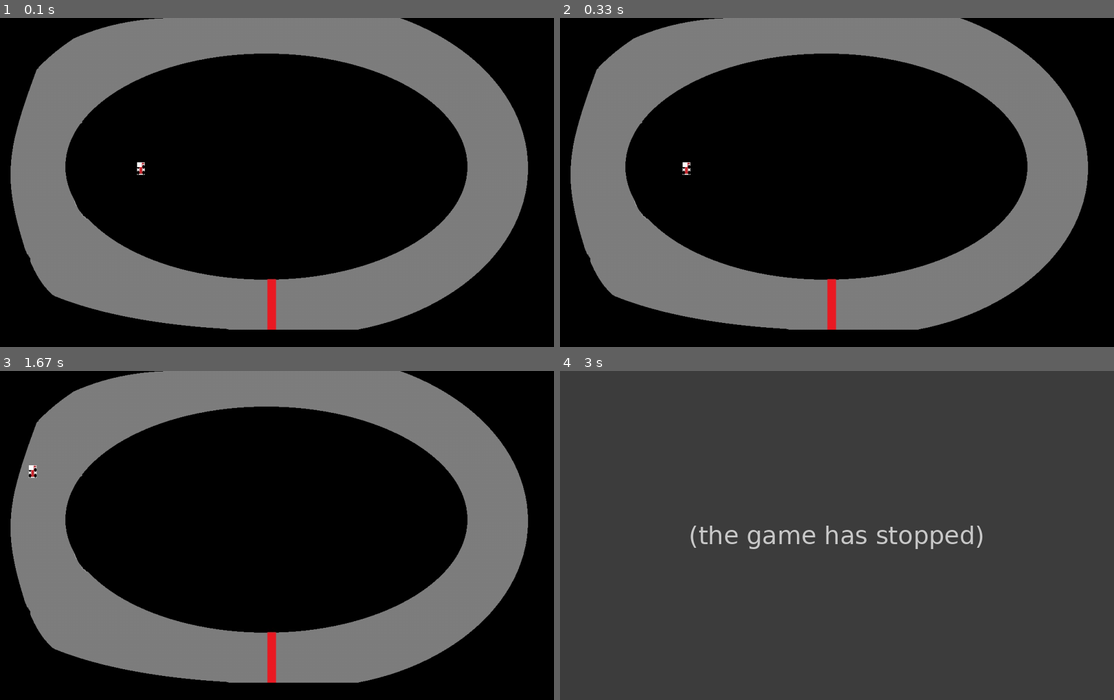
Above: before the commit, frames 1-4 (two rows, left to right).
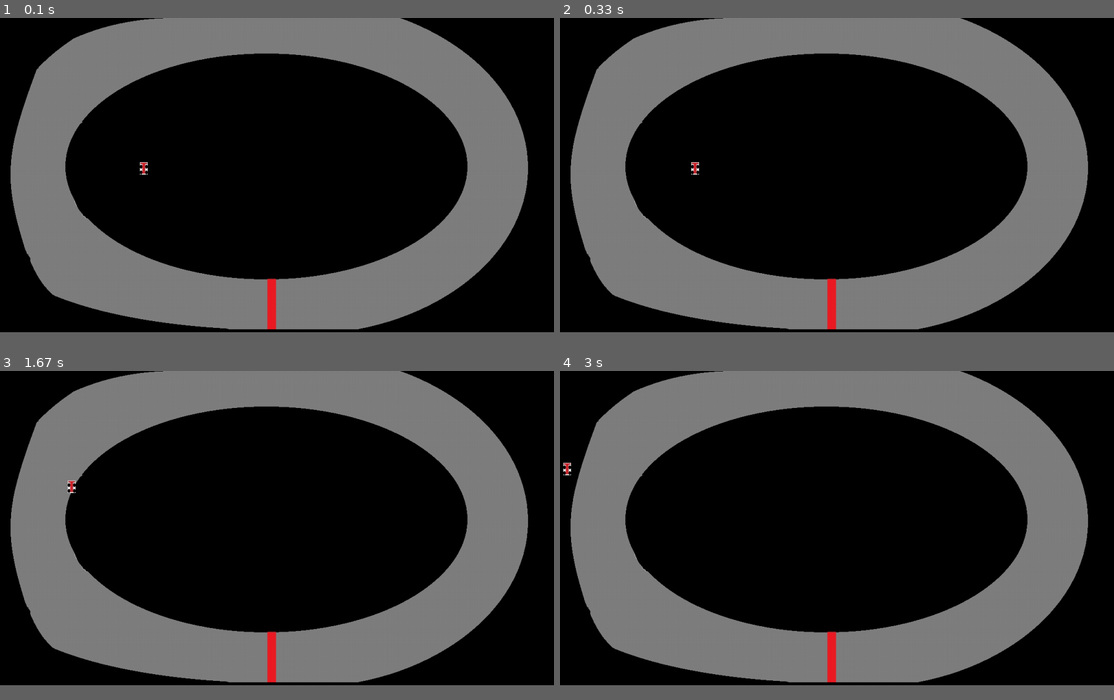
Above: after the commit, the same moments.

Repository: gpizzigh/EP-3-RandomRace
Game: pygame game, started from programa_funcao_main.py
Same seed, same stepped clock (60 frames per second), same inputs: the game is played once before the commit and once after it.
Inputs:
- Up to frame 1 (0.1 s): no input
- Up to frame 2 (0.33 s): no input
- Up to frame 3 (1.67 s): hold Right 0.33-0.8 s; hold Up 0.83-1.13 s; hold Right 1.17-1.63 s
- Up to frame 4 (3 s): hold Left 1.67-2.2 s; hold Down 2.23-2.53 s; hold Left 2.57-2.97 s
In our replay, the window is 900x534 before the commit and 900x510 after it. These sizes can differ from the game's own. Grey fills any space a smaller window leaves; there, only what the larger window draws over its background counts as a difference.

The runs differ from the first frame. In frame 1, 0.4% of the frame differs, in the area x 1-96%, y 31-95%; in frame 2, 0.4%; in frame 3, 0.4%; in frame 4, 95%, in the area x 0-100%, y 0-96%.
Before the commit the program exited at 2.03 s; later frames show no game.

Commit message:
adicionei limite no mapa

Diff:
--- a/programa_funcao_main.py
+++ b/programa_funcao_main.py
@@ -7,7 +7,7 @@
 
 white = (255,255,255)
 Display_largura = 1152
-Display_altura = 684
+Display_altura = 654
 
 screen = pyg.display.set_mode((Display_largura,Display_altura))
 pyg.display.set_caption("Random Race")
@@ -25,7 +25,7 @@
 d_angle = 20
 angle = 180
 d_vel = 2
-vel = 5
+vel = 3
 
 out = False
 while out != True:
@@ -46,12 +46,11 @@
     lead_x += vel * math.cos(math.pi * angle / 180.0)
     lead_y -= vel * math.sin(math.pi * angle / 180.0)
     if lead_x >= Display_largura or lead_x < 0 or lead_y >= Display_altura or lead_y < 0:
+        pass
+    if lead_x >= 1152 or lead_x < 0 or lead_y >= 654 or lead_y < 0:
         out = True
-
-
     screen.blit(background, (0,0, Display_altura, Display_largura))
     screen.blit(car,[lead_x, lead_y, 10, 10])
-    pyg.draw.rect(screen, white, [lead_x, lead_y, 10, 10])# mudar isso pro carrinho
     pyg.display.update()
     clock.tick(27)
 
Not shown, removed: README.md
